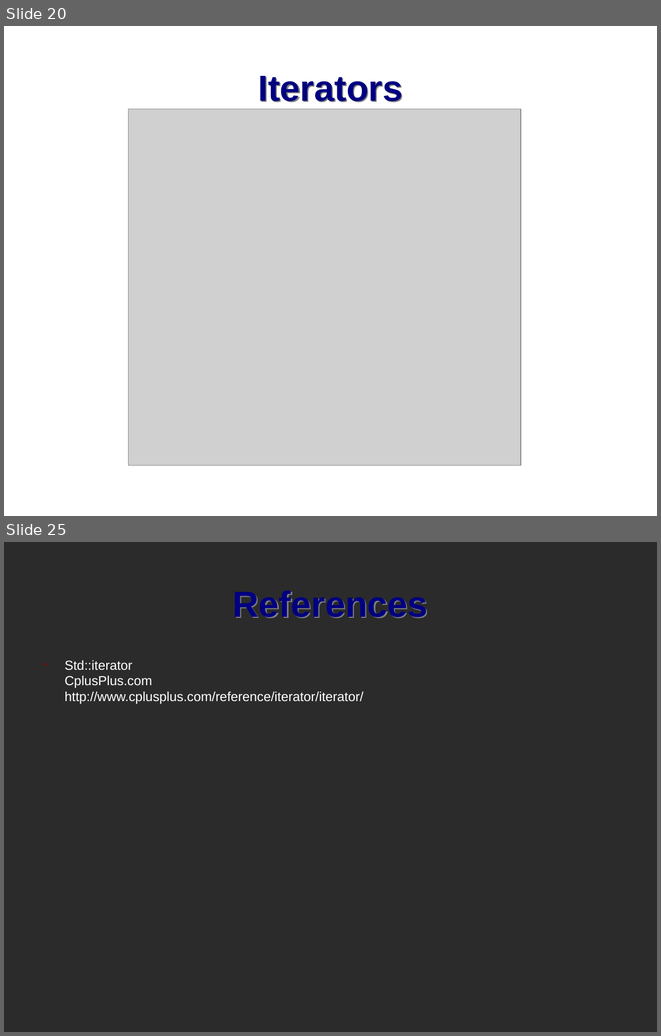
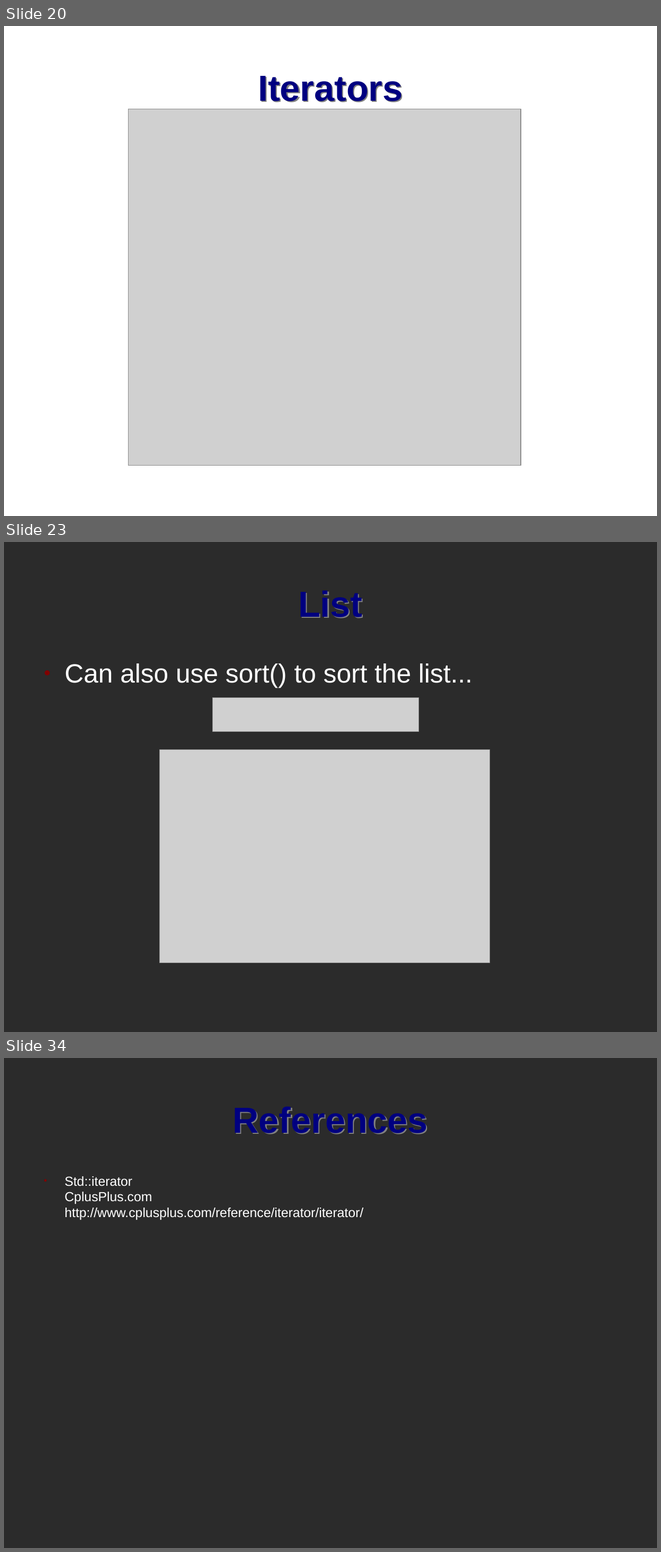
Before and after one commit to mactwist555/CPP-Course, a slide deck: Lecture/12 STL Data Structures and Iterators/1 STL Data Structures.odp. Shown one above the other, each under a label of ours: slides 20 and 25 before the commit, slides 20, 23 and 34 after it; the slides between them are not shown. The pictures are 661x1036 and 661x1552 pixels, drawn with LibreOffice and Linux fonts; fonts in the diff are those of the drawing; grey boxes stand for pictures; background and template pictures are left out; a plain dark background stands for a picture behind light text. Boxes give left, top, right and bottom in pixels: in the first picture for what was removed or moved away, otherwise in the second. Text is boxed around its words. In the diff, an @@ line names an element or a change of style, - is before the commit and + after.

```diff
--- a/Lecture/12 STL Data Structures and Iterators/1 STL Data Structures.odp
+++ b/Lecture/12 STL Data Structures and Iterators/1 STL Data Structures.odp
@@ slide 23 added at bbox=[4, 542, 657, 1032], background picture (left out) @@
@@ title added at bbox=[298, 590, 362, 618], 44 pt, text #000080, bold @@
+List
@@ text added at bbox=[64, 663, 473, 688], 32 pt, text #FFFFFF @@
+● Can also use sort() to sort the list...
@@ picture added at bbox=[213, 698, 419, 732] @@
@@ picture added at bbox=[160, 749, 490, 963] @@
@@ what was slide 25 is now slide 34 @@
```
Also in this commit, not shown: 12 other slides added, 4 slides removed.
